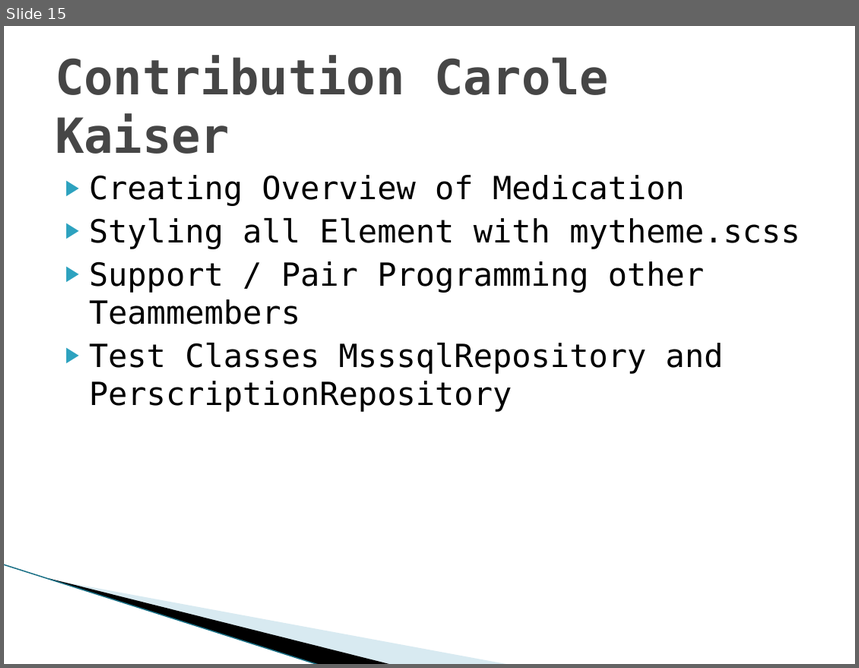
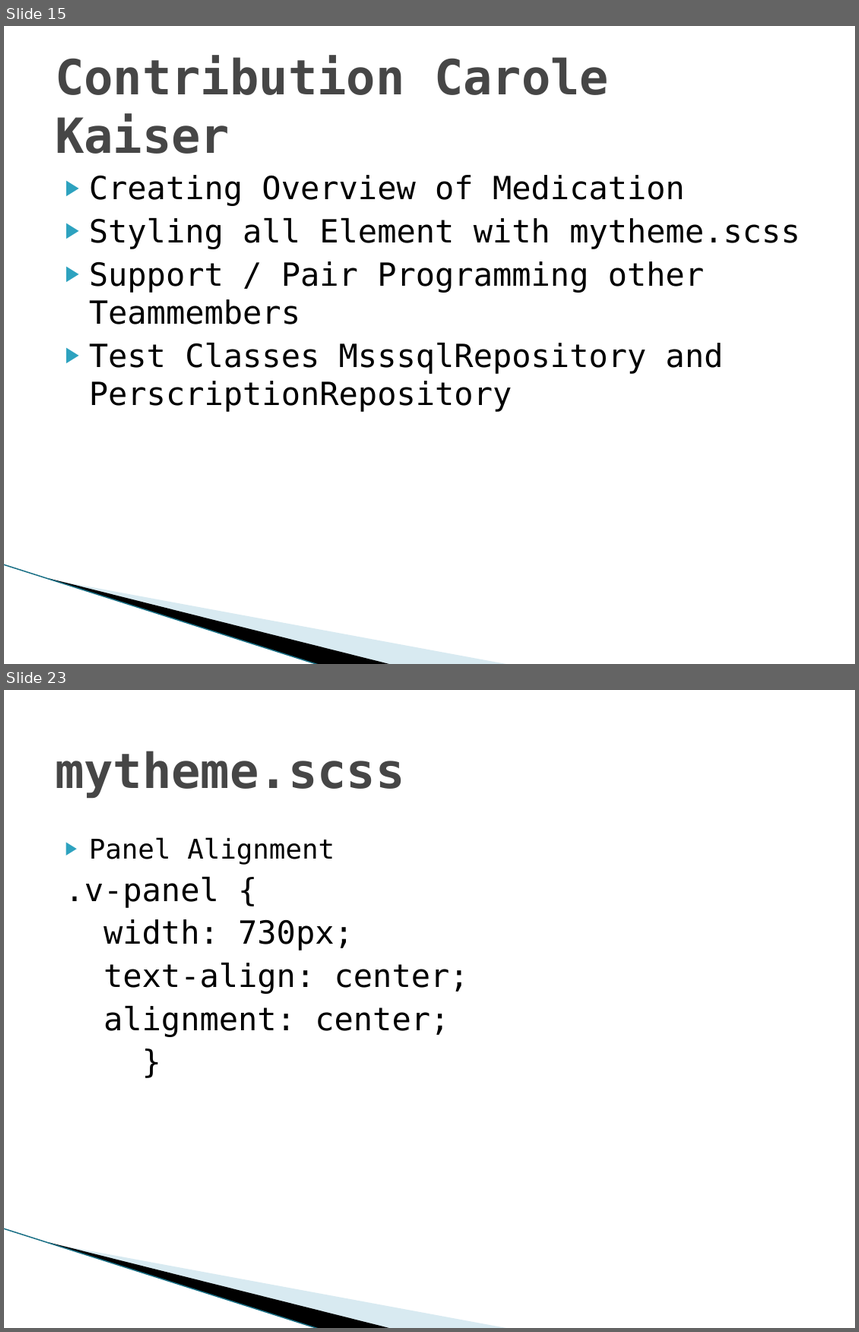
Before and after one commit to MarwinPhilips/ch.bfh.btx8081.w2015.schwarz, a slide deck: Documents/Task 14/Task 14.pptx. Shown one above the other, each under a label of ours: slide 15 before the commit, slides 15 and 23 after it; the slides between them are not shown. The pictures are 859x668 and 859x1332 pixels, drawn with LibreOffice and Linux fonts; fonts in the diff are those of the drawing; background and template pictures are left out. Boxes give left, top, right and bottom in pixels: in the first picture for what was removed or moved away, otherwise in the second. Text is boxed around its words. In the diff, an @@ line names an element or a change of style, - is before the commit and + after.

```diff
--- a/Documents/Task 14/Task 14.pptx
+++ b/Documents/Task 14/Task 14.pptx
@@ slide 23 added at (4,690,855,1328), background #FFFFFF; not listed: 3 template elements that a slide beside it also shows @@
@@ title added at (55,751,405,798), 41 pt, text #464646, bold @@
+mytheme.scss
@@ text added at (65,837,469,1037), 27 pt, text #000000 @@
+  ▶ Panel Alignment
+.v-panel {
+width: 730px;
+text-align: center;
+alignment: center;
+}
```
Also in this commit, not shown: 8 other slides added.
